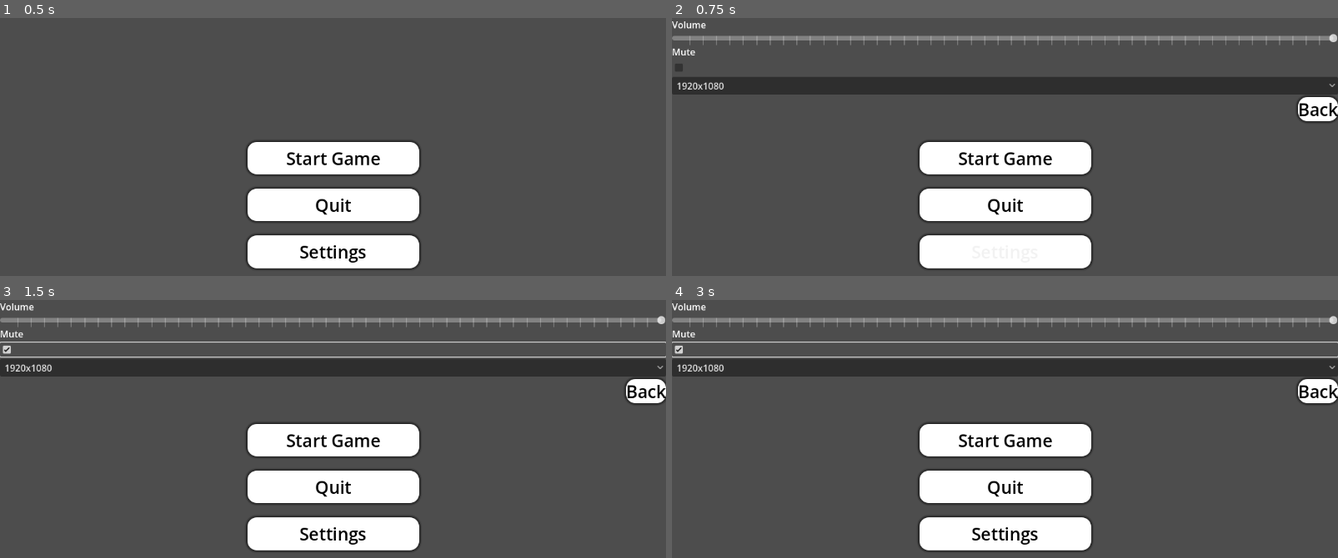
Above: before the commit, frames 1-4 (two rows, left to right).
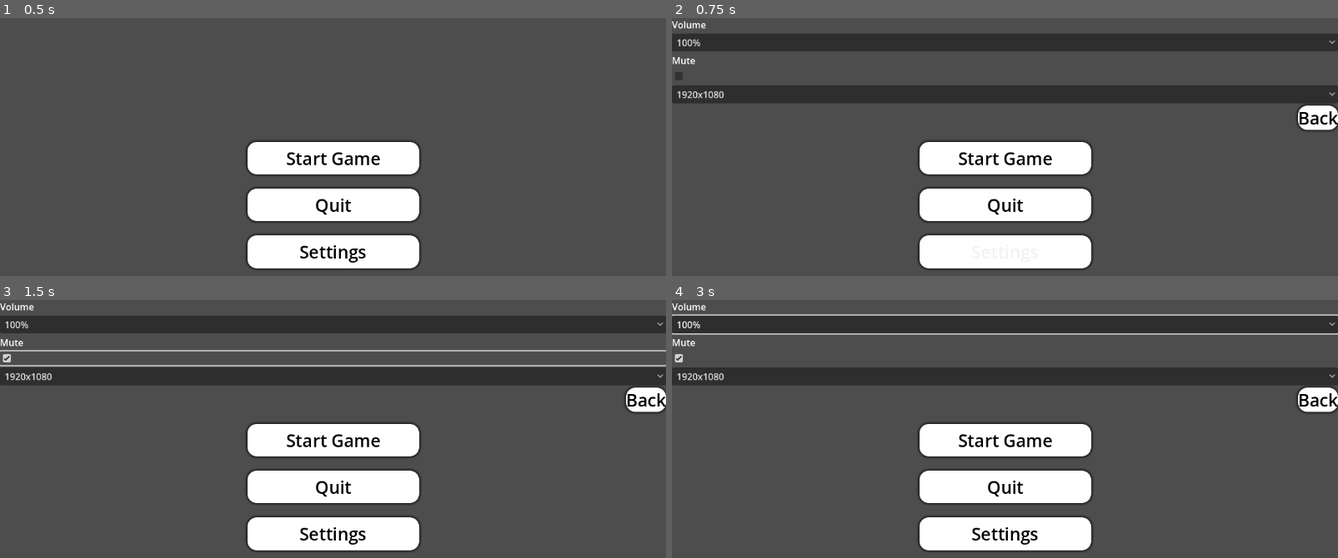
Above: after the commit, the same moments.

Repository: loganman888/new-game-project
Game: Godot game, scene res://main_menu.tscn
Two runs of this game, one before a commit and one after it. Both use one fixed random seed, a clock stepped at 60 frames per second and the inputs below.
Inputs (mouse positions are in pixels of both pictures, inside the frame that each line leads up to; where the layout moved, square brackets give the same spot in the first picture):
- Up to frame 1 (0.5 s): no input
- Up to frame 2 (0.75 s): click "Settings" at 0.5 s
- Up to frame 3 (1.5 s): click (333, 359) [333, 349] at 1.25 s
- Up to frame 4 (3 s): click (1005, 323) at 2 s, where only the run after the commit has a clickable "100%"; click "Start Game" at 2.75 s

Frame 1 is identical in both runs. In frame 2, 14% of the frame differs, in the area x 0-100%, y 6-44%; in frame 3, 15%; in frame 4, 16%, in the area x 0-100%, y 5-44%.

Commit message:
Various fixes to the settings menu, allowing settings to stay persistent

Diff:
--- a/default_bus_layout.tres
+++ b/default_bus_layout.tres
@@ -1,4 +1,4 @@
 [gd_resource type="AudioBusLayout" format=3 uid="uid://dmbsyeff8th1v"]
 
 [resource]
-bus/0/volume_db = 0.0694828
+bus/0/volume_db = -0.328256
--- /dev/null
+++ b/globals.gd
@@ -0,0 +1,4 @@
+# globals.gd
+extends Node
+
+var volume_db := -50.0 # Default value for volume in dB
--- a/main_menu.gd
+++ b/main_menu.gd
@@ -1,23 +1,17 @@
 extends Control
 
+func _ready() -> void:
+	pass
 
-# Called when the node enters the scene tree for the first time.
-func _ready() -> void:
-	pass # Replace with function body.
-
-
-# Called every frame. 'delta' is the elapsed time since the previous frame.
 func _process(delta: float) -> void:
 	pass
-
-
 
 func _on_start_pressed() -> void:
 	get_tree().change_scene_to_file("res://map.tscn")
 
-
-
-
 func _on_settings_button_pressed() -> void:
 	var settings = preload("res://settings.tscn").instantiate()
 	add_child(settings)
+
+func _on_exit_pressed() -> void:
+	get_tree().quit()
--- a/pause_menu.gd
+++ b/pause_menu.gd
@@ -27,7 +27,6 @@
 func _on_exit_pressed() -> void:
 	get_tree().quit()
 
-
 func _on_settings_button_pressed() -> void:
 	var settings = preload("res://settings.tscn").instantiate()
 	add_child(settings)
--- a/project.godot
+++ b/project.godot
@@ -18,6 +18,7 @@
 [autoload]
 
 ScoreManager="*res://ScoreManager.gd"
+Globals="*res://globals.gd"
 
 [input]
 
--- a/settings.gd
+++ b/settings.gd
@@ -1,25 +1,29 @@
 extends Control
 
+# Path to save/load configuration file
+var SETTINGS_PATH := "user://settings.cfg"
+# Volume decibel mappings
+var db_values = [-20, -32, -44, -56]  # 100%, 75%, 50%, 25%
+
 func _ready() -> void:
-	# Set volume slider range
-	$MarginContainer/VBoxContainer/Volume.min_value = -80   # All the way left (mute)
-	$MarginContainer/VBoxContainer/Volume.max_value = -20   # All the way right (somewhat quiet)
-	$MarginContainer/VBoxContainer/Volume.step = 0.1        # For smoothness
-
-	# Set the mute checkbox to reflect the current mute status
+	# Populate the volume dropdown (OptionButton) with levels
+	$MarginContainer/VBoxContainer/Volume.clear()
+	$MarginContainer/VBoxContainer/Volume.add_item("100%")
+	$MarginContainer/VBoxContainer/Volume.add_item("75%")
+	$MarginContainer/VBoxContainer/Volume.add_item("50%")
+	$MarginContainer/VBoxContainer/Volume.add_item("25%")
+	# If you dynamically create the resolutions OptionButton, do it here
+	load_settings()
+	# Set mute button status to current audio bus mute
 	$MarginContainer/VBoxContainer/Mute.button_pressed = AudioServer.is_bus_mute(0)
 
-	# Set the volume slider to reflect the current volume, clamped to this range
-	var db = AudioServer.get_bus_volume_db(0)
-	db = clamp(db, -80, -20)
-	$MarginContainer/VBoxContainer/Volume.value = db
+# Handler for user selecting a new volume
+func _on_volume_item_selected(index: int) -> void:
+	var db = db_values[index]
+	AudioServer.set_bus_volume_db(0, db)
+	save_settings()
 
-func _on_volume_value_changed(value: float) -> void:
-	AudioServer.set_bus_volume_db(0, value)
-
-func _on_mute_toggled(toggled_on: bool) -> void:
-	AudioServer.set_bus_mute(0, toggled_on)
-
+# Handler for user selecting a new resolution
 func _on_resolutions_item_selected(index: int) -> void:
 	match index:
 		0:
@@ -28,6 +32,54 @@
 			DisplayServer.window_set_size(Vector2i(1600,900))
 		2:
 			DisplayServer.window_set_size(Vector2i(1280,960))
+	save_settings()
 
+# Handler for user toggling mute
+func _on_mute_toggled(toggled_on: bool) -> void:
+	AudioServer.set_bus_mute(0, toggled_on)
+	save_settings()
+
+# Handler for Back button - just closes this menu
 func _on_back_button_pressed() -> void:
 	queue_free()
+
+# Save all user settings to file
+func save_settings() -> void:
+	var cfg = ConfigFile.new()
+	var volume_index = $MarginContainer/VBoxContainer/Volume.selected
+	var resolution_index = $MarginContainer/VBoxContainer/Resolutions.selected
+	var mute_status = $MarginContainer/VBoxContainer/Mute.button_pressed
+	cfg.set_value("audio", "volume_index", volume_index)
+	cfg.set_value("audio", "volume_db", db_values[volume_index])
+	cfg.set_value("display", "resolution_index", resolution_index)
+	cfg.set_value("audio", "mute", mute_status)
+	cfg.save(SETTINGS_PATH)
+
+# Load settings from file and set OptionButtons and mute to match
+func load_settings() -> void:
+	var cfg = ConfigFile.new()
+	var volume_index = 0
+	var resolution_index = 0
+	var mute_status = false
+	if cfg.load(SETTINGS_PATH) == OK:
+		if cfg.has_section_key("audio", "volume_index"):
+			volume_index = int(cfg.get_value("audio", "volume_index"))
+		if cfg.has_section_key("display", "resolution_index"):
+			resolution_index = int(cfg.get_value("display", "resolution_index"))
+		if cfg.has_section_key("audio", "mute"):
+			mute_status = bool(cfg.get_value("audio", "mute"))
+	# Clamp indices to safe values
+	volume_index = clamp(volume_index, 0, db_values.size() - 1)
+	resolution_index = clamp(resolution_index, 0, 2)
+	# Set the OptionButtons and states to loaded values
+	$MarginContainer/VBoxContainer/Volume.select(volume_index)
+	$MarginContainer/VBoxContainer/Resolutions.select(resolution_index)
+	AudioServer.set_bus_volume_db(0, db_values[volume_index])
+	AudioServer.set_bus_mute(0, mute_status)
+	match resolution_index:
+		0:
+			DisplayServer.window_set_size(Vector2i(1920,1080))
+		1:
+			DisplayServer.window_set_size(Vector2i(1600,900))
+		2:
+			DisplayServer.window_set_size(Vector2i(1280,960))
--- a/settings.tscn
+++ b/settings.tscn
@@ -34,10 +34,17 @@
 layout_mode = 2
 text = "Volume"
 
-[node name="Volume" type="HSlider" parent="MarginContainer/VBoxContainer"]
+[node name="Volume" type="OptionButton" parent="MarginContainer/VBoxContainer"]
 layout_mode = 2
-value = 50.0
-tick_count = 50
+item_count = 4
+popup/item_0/text = "100%"
+popup/item_0/id = 0
+popup/item_1/text = "75%"
+popup/item_1/id = 1
+popup/item_2/text = "50%"
+popup/item_2/id = 2
+popup/item_3/text = "25%"
+popup/item_3/id = 3
 
 [node name="Mute_Label" type="Label" parent="MarginContainer/VBoxContainer"]
 layout_mode = 2
@@ -67,7 +74,7 @@
 text = "Back
 "
 
-[connection signal="value_changed" from="MarginContainer/VBoxContainer/Volume" to="." method="_on_volume_value_changed"]
+[connection signal="item_selected" from="MarginContainer/VBoxContainer/Volume" to="." method="_on_volume_item_selected"]
 [connection signal="toggled" from="MarginContainer/VBoxContainer/Mute" to="." method="_on_mute_toggled"]
 [connection signal="item_selected" from="MarginContainer/VBoxContainer/Resolutions" to="." method="_on_resolutions_item_selected"]
 [connection signal="pressed" from="MarginContainer/VBoxContainer/BackButton" to="." method="_on_back_button_pressed"]
Not shown, added: globals.gd.uid
